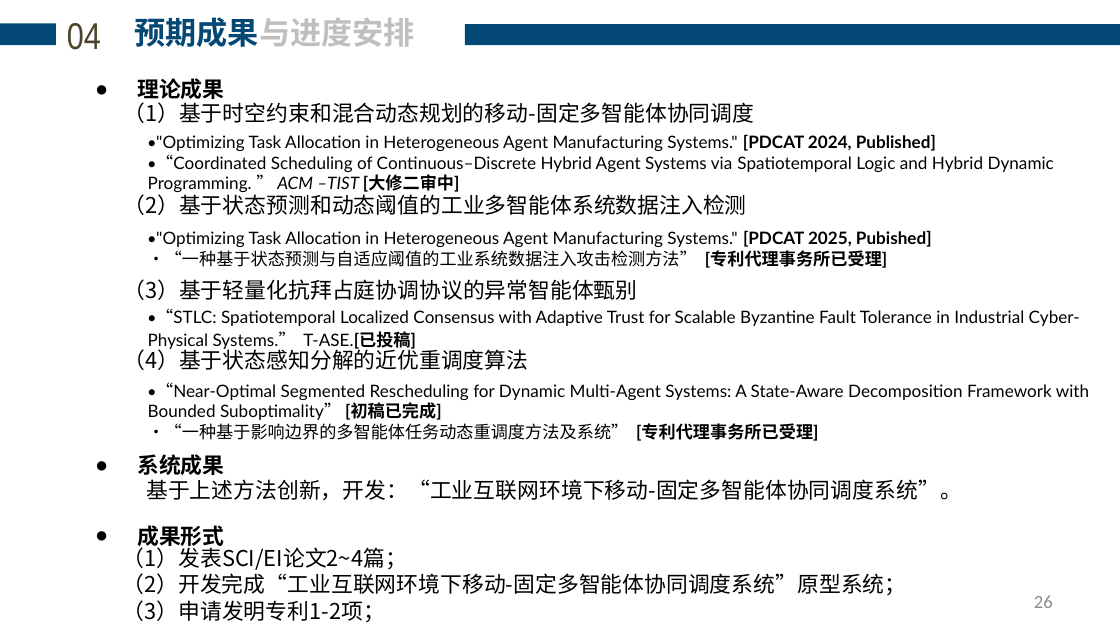
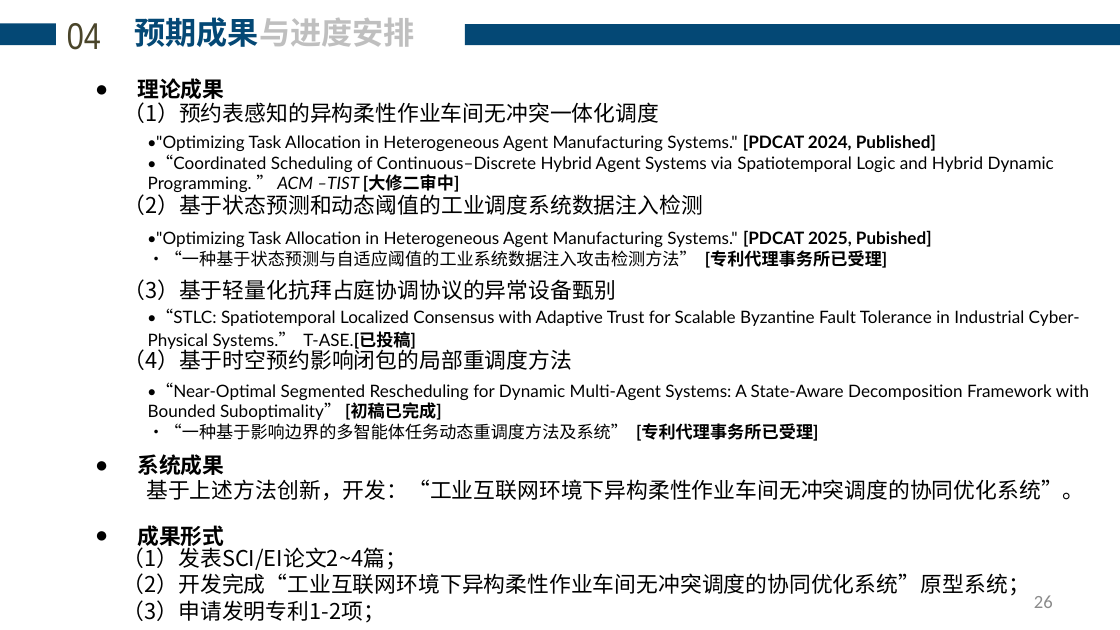
Before and after one commit to analyst2004lx/paper01, a slide deck: slide 26 of 开题报告/于琪-开题PPT(20260809) .pptx. Drawn at 1120x630 pixels with LibreOffice and Linux fonts; fonts in the diff are those of the drawing. Boxes give left, top, right and bottom in pixels: in the first picture for what was removed or moved away, otherwise in the second. Text is boxed around its words. In the diff, an @@ line names an element or a change of style, - is before the commit and + after.

```diff
--- a/开题报告/于琪-开题PPT(20260809) .pptx
+++ b/开题报告/于琪-开题PPT(20260809) .pptx
@@ text at (123, 102, 659, 123): text changed @@
-（1）基于时空约束和混合动态规划的移动-固定多智能体协同调度
+（1）预约表感知的异构柔性作业车间无冲突一体化调度
@@ text at (123, 194, 703, 215): text changed @@
-（2）基于状态预测和动态阈值的工业多智能体系统数据注入检测
+（2）基于状态预测和动态阈值的工业调度系统数据注入检测
@@ text at (123, 279, 616, 300): text changed @@
-（3）基于轻量化抗拜占庭协调协议的异常智能体甄别
+（3）基于轻量化抗拜占庭协调协议的异常设备甄别
@@ text at (123, 346, 572, 370): text changed @@
-（4）基于状态感知分解的近优重调度算法
+（4）基于时空预约影响闭包的局部重调度方法
@@ text at (146, 479, 1084, 500): text changed @@
-基于上述方法创新，开发：“工业互联网环境下移动-固定多智能体协同调度系统”。
+基于上述方法创新，开发：“工业互联网环境下异构柔性作业车间无冲突调度的协同优化系统”。
@@ text at (123, 573, 1030, 596): text changed @@
-（2）开发完成“工业互联网环境下移动-固定多智能体协同调度系统”原型系统；
+（2）开发完成“工业互联网环境下异构柔性作业车间无冲突调度的协同优化系统”原型系统；
```
Also in this commit, not shown: 17 other slides changed, 1 slide added, 1 slide removed, 9 other files.
